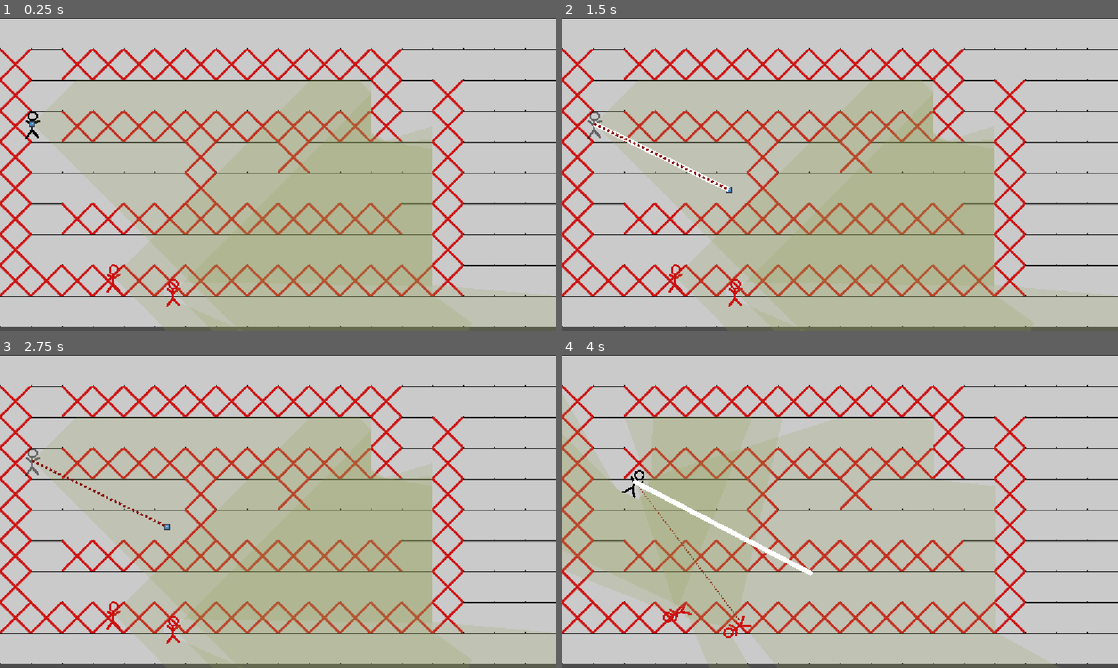
Above: before the commit, frames 1-4 (two rows, left to right).
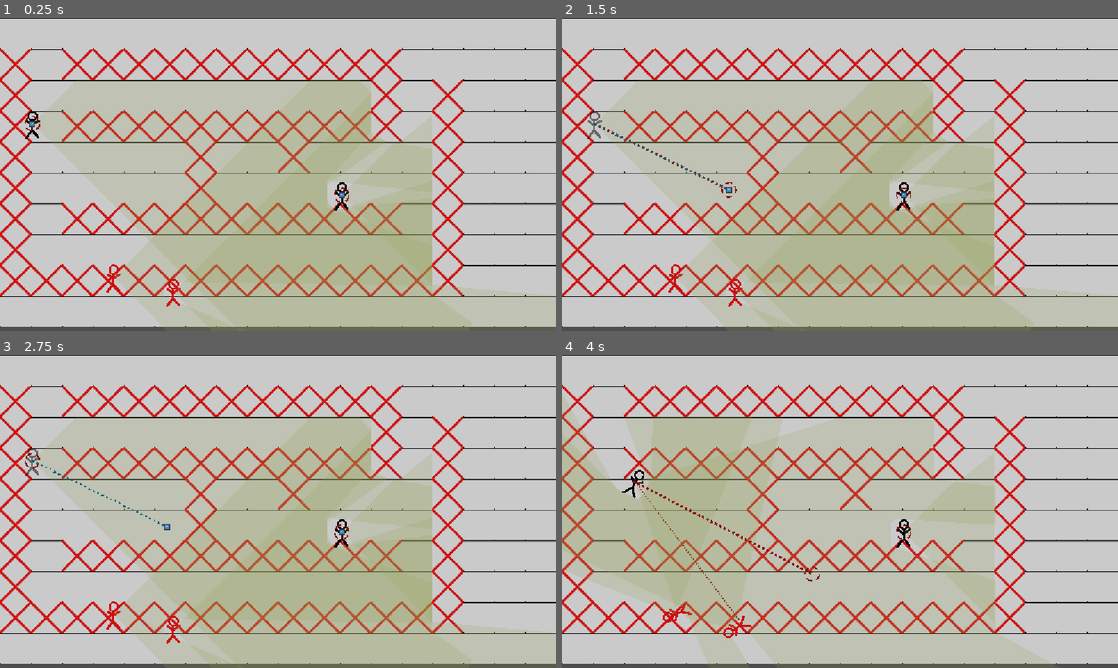
Above: after the commit, the same moments.

Repository: NevenIlincic/Tactical_Move
Game: Godot game, scene res://Scenes/Test_Scene.tscn
The game is run twice, just before and just after one commit, with the same random seed, the same clock (stepped at 60 frames per second) and the same inputs. The engine's default icon, where the game draws it, is replaced by a stand-in: a white triangle on a blue panel in a dark square.
Inputs (mouse positions are in pixels of both pictures, inside the frame that each line leads up to):
- Up to frame 1 (0.25 s): no input
- Up to frame 2 (1.5 s): tap Enter at 0.5 s; move the mouse to (595, 124) at 0.52 s; press the mouse at (595, 124) at 0.53 s; right-click (595, 124) at 0.8 s; tap W (reset_look_at_path) at 1.25 s; move the mouse to (728, 190) at 1.27 s; release the mouse at (728, 190) at 1.28 s; right-click (728, 190) at 1.35 s; click (728, 190) at 1.42 s
- Up to frame 3 (2.75 s): tap Z (rotate_player_after_move, bound only after the commit) at 1.55, 2.1 s; tap Q (reset_path) at 2 s; move the mouse to (333, 442) at 2.02 s; press the mouse at (333, 442) at 2.03 s
- Up to frame 4 (4 s): tap X (reset_rotate_player_after_move, bound only after the com… at 2.75 s; move the mouse to (812, 574) at 2.77 s; release the mouse at (812, 574) at 2.78 s; click (812, 574) at 2.85 s; right-click (812, 574) at 3.05 s; move the mouse to (1006, 558) at 3.52 s; tap Space (move_confirm) at 3.6 s; click (1006, 558) at 3.67 s; tap Z (rotate_player_after_move, bound only after the commit) at 3.8 s

The runs differ from the first frame. In frame 1, 1.1% of the frame differs, in the area x 4-73%, y 31-62%; in frame 2, 1.5%, in the area x 5-73%, y 33-62%; in frame 3, 1.2%; in frame 4, 0.7%.

Commit message:
[ADD] Player look at position after making move

Diff:
--- a/Resources/Weapon_Stats/m4a1_Rifle_Stats.tres
+++ b/Resources/Weapon_Stats/m4a1_Rifle_Stats.tres
@@ -28,6 +28,11 @@
 base_value = 10.0
 metadata/_custom_type_script = "uid://bencr8mnns7ut"
 
+[sub_resource type="Resource" id="Resource_gmncr"]
+script = ExtResource("1_gmncr")
+base_value = 2.0
+metadata/_custom_type_script = "uid://bencr8mnns7ut"
+
 [resource]
 script = ExtResource("1_vr6nr")
 current_ammo = SubResource("Resource_eih0w")
@@ -35,4 +40,5 @@
 fire_rate = SubResource("Resource_sr62i")
 damage = SubResource("Resource_tg3ak")
 hit_chance = SubResource("Resource_woesj")
+reload_time = SubResource("Resource_gmncr")
 metadata/_custom_type_script = "uid://dh5netn8c2b4e"
--- a/Scenes/Player/Player.tscn
+++ b/Scenes/Soldier/Player/Player.tscn
@@ -7,9 +7,50 @@
 [ext_resource type="Texture2D" uid="uid://cp3f8t70d5twp" path="res://icon.svg" id="4_ude3g"]
 [ext_resource type="Texture2D" uid="uid://uwcsyrtrt75l" path="res://Sprites/Path_Line/New Piskel-1.png - 2026-08-04T161338.290.png" id="5_jmcll"]
 [ext_resource type="Script" uid="uid://b260cldj7kekv" path="res://Scripts/Line/player_look_at_line.gd" id="7_t26db"]
+[ext_resource type="Texture2D" uid="uid://bldh4qpfu1l23" path="res://Sprites/Player/look_at_position.png" id="7_x56g5"]
+[ext_resource type="Texture2D" uid="uid://cynm5bschf8o1" path="res://Sprites/Player/move_to_position_marker.png" id="8_0eouq"]
+[ext_resource type="Texture2D" uid="uid://bxrsachv2vex3" path="res://Sprites/Player/after_move_look_at_position.png" id="9_3um6k"]
 
 [sub_resource type="RectangleShape2D" id="RectangleShape2D_06txj"]
 size = Vector2(60, 60)
+
+[sub_resource type="Animation" id="Animation_0eouq"]
+resource_name = "Position_Marker_Rotation"
+length = 3.0
+loop_mode = 1
+tracks/0/type = "value"
+tracks/0/imported = false
+tracks/0/enabled = true
+tracks/0/path = NodePath("Move_To_Position_Marker:rotation")
+tracks/0/interp = 1
+tracks/0/loop_wrap = true
+tracks/0/keys = {
+"times": PackedFloat32Array(0, 3),
+"transitions": PackedFloat32Array(1, 1),
+"update": 0,
+"values": [0.0, 6.2831855]
+}
+
+[sub_resource type="Animation" id="Animation_3um6k"]
+length = 0.001
+tracks/0/type = "value"
+tracks/0/imported = false
+tracks/0/enabled = true
+tracks/0/path = NodePath("Move_To_Position_Marker:rotation")
+tracks/0/interp = 1
+tracks/0/loop_wrap = true
+tracks/0/keys = {
+"times": PackedFloat32Array(0),
+"transitions": PackedFloat32Array(1),
+"update": 0,
+"values": [0.0]
+}
+
+[sub_resource type="AnimationLibrary" id="AnimationLibrary_x56g5"]
+_data = {
+&"Position_Marker_Rotation": SubResource("Animation_0eouq"),
+&"RESET": SubResource("Animation_3um6k")
+}
 
 [node name="Player" type="Node2D" unique_id=1108589071 groups=["Player", "soldier"]]
 script = ExtResource("1_ft8w5")
@@ -17,6 +58,11 @@
 [node name="Player_Path_Line" type="Line2D" parent="." unique_id=2110637716]
 show_behind_parent = true
 top_level = true
+texture_filter = 1
+texture_repeat = 2
+width = 5.0
+texture = ExtResource("5_jmcll")
+texture_mode = 1
 script = ExtResource("2_4wape")
 
 [node name="Player_Sprite" type="Sprite2D" parent="." unique_id=1716240992]
@@ -58,8 +104,24 @@
 top_level = true
 texture_repeat = 2
 width = 5.0
-texture = ExtResource("5_jmcll")
+texture = ExtResource("7_x56g5")
 texture_mode = 1
 script = ExtResource("7_t26db")
 
+[node name="Move_To_Position_Marker" type="Sprite2D" parent="." unique_id=2107523401]
+top_level = true
+texture_filter = 1
+texture_repeat = 1
+texture = ExtResource("8_0eouq")
+
+[node name="AnimationPlayer" type="AnimationPlayer" parent="." unique_id=702569820]
+libraries/ = SubResource("AnimationLibrary_x56g5")
+
+[node name="Player_Look_At_Line_After_Move" type="Line2D" parent="." unique_id=438514574]
+top_level = true
+texture_filter = 1
+texture_repeat = 2
+texture = ExtResource("9_3um6k")
+texture_mode = 1
+
 [connection signal="input_event" from="Selection_Area" to="." method="_on_selection_area_input_event"]
--- a/Scenes/Test_Scene.tscn
+++ b/Scenes/Test_Scene.tscn
@@ -3,13 +3,16 @@
 [ext_resource type="Script" uid="uid://b58hel4nndam5" path="res://Scenes/test_scene.gd" id="1_4ms0o"]
 [ext_resource type="Texture2D" uid="uid://c3qy2e6a8kyg2" path="res://Sprites/Tiles/New Piskel-1.png - 2026-08-02T002434.484.png" id="2_mrf6p"]
 [ext_resource type="Texture2D" uid="uid://dx4qogxo2oe5u" path="res://Sprites/Tiles/New Piskel-2.png (46).png" id="2_mwjvy"]
-[ext_resource type="PackedScene" uid="uid://chy7dddrrr700" path="res://Scenes/Player/Player.tscn" id="4_10mtb"]
+[ext_resource type="PackedScene" uid="uid://chy7dddrrr700" path="res://Scenes/Soldier/Player/Player.tscn" id="4_10mtb"]
 [ext_resource type="Script" uid="uid://bencr8mnns7ut" path="res://Scripts/Patterns/Stat/stat.gd" id="5_8c5ma"]
-[ext_resource type="PackedScene" uid="uid://y3pndfcq1kxo" path="res://Scenes/Enemy/Enemy.tscn" id="5_svcn8"]
+[ext_resource type="PackedScene" uid="uid://y3pndfcq1kxo" path="res://Scenes/Soldier/Enemy/Enemy.tscn" id="5_svcn8"]
 [ext_resource type="Script" uid="uid://cp4iog725gtuq" path="res://Scripts/Soldier/Player/player_stats.gd" id="6_ltieu"]
 [ext_resource type="Script" uid="uid://cubw4ogrqm6po" path="res://Scripts/Weapon/weapon.gd" id="6_mykrp"]
 [ext_resource type="Script" uid="uid://bqnc1ha42r85" path="res://Scripts/Weapon/pistol.gd" id="7_88mxo"]
 [ext_resource type="Resource" uid="uid://ddj6vd6by3aw5" path="res://Resources/Weapon_Stats/Pistol_Stats.tres" id="8_argnq"]
+[ext_resource type="Resource" uid="uid://bqytja2sqng4q" path="res://Resources/Player_Stats/Regular_Soldier_Stats.tres" id="11_ofkpl"]
+[ext_resource type="Script" uid="uid://bmr38t2grjqqv" path="res://Scripts/Weapon/m4a1_rifle.gd" id="12_grcoo"]
+[ext_resource type="Resource" uid="uid://ttdsvtwhyg75" path="res://Resources/Weapon_Stats/m4a1_Rifle_Stats.tres" id="13_tq75k"]
 
 [sub_resource type="TileSetAtlasSource" id="TileSetAtlasSource_10mtb"]
 texture = ExtResource("2_mwjvy")
@@ -41,6 +44,11 @@
 [sub_resource type="RectangleShape2D" id="RectangleShape2D_fhwqp"]
 size = Vector2(64, 192)
 
+[sub_resource type="Resource" id="Resource_yn6en"]
+script = ExtResource("7_88mxo")
+weapon_stats = ExtResource("8_argnq")
+metadata/_custom_type_script = "uid://bqnc1ha42r85"
+
 [sub_resource type="Resource" id="Resource_8c5ma"]
 script = ExtResource("5_8c5ma")
 base_value = 45.0
@@ -60,20 +68,6 @@
 script = ExtResource("5_8c5ma")
 base_value = 250.0
 metadata/_custom_type_script = "uid://bencr8mnns7ut"
-
-[sub_resource type="Resource" id="Resource_ltieu"]
-resource_local_to_scene = true
-script = ExtResource("6_ltieu")
-speed = SubResource("Resource_xq73l")
-reaction_time = SubResource("Resource_42oyf")
-max_travel_distance = SubResource("Resource_stuxa")
-HP = SubResource("Resource_8c5ma")
-metadata/_custom_type_script = "uid://cp4iog725gtuq"
-
-[sub_resource type="Resource" id="Resource_yn6en"]
-script = ExtResource("7_88mxo")
-weapon_stats = ExtResource("8_argnq")
-metadata/_custom_type_script = "uid://bqnc1ha42r85"
 
 [sub_resource type="Resource" id="Resource_ofkpl"]
 resource_local_to_scene = true
@@ -114,6 +108,11 @@
 HP = SubResource("Resource_grcoo")
 metadata/_custom_type_script = "uid://cp4iog725gtuq"
 
+[sub_resource type="Resource" id="Resource_kw30y"]
+script = ExtResource("12_grcoo")
+weapon_stats = ExtResource("13_tq75k")
+metadata/_custom_type_script = "uid://bmr38t2grjqqv"
+
 [node name="Node2D" type="Node2D" unique_id=1609049363 groups=["Level"]]
 script = ExtResource("1_4ms0o")
 
@@ -146,7 +145,7 @@
 [node name="Player" parent="." unique_id=1108589071 instance=ExtResource("4_10mtb")]
 position = Vector2(67, 219)
 current_engagement_rule = 3
-soldier_stats = SubResource("Resource_ltieu")
+soldier_stats = ExtResource("11_ofkpl")
 weapons = Array[ExtResource("6_mykrp")]([SubResource("Resource_yn6en")])
 
 [node name="Enemy3" parent="." unique_id=2042909401 instance=ExtResource("5_svcn8")]
@@ -157,3 +156,9 @@
 [node name="Enemy2" parent="." unique_id=2085944523 instance=ExtResource("5_svcn8")]
 position = Vector2(359, 567)
 soldier_stats = SubResource("Resource_513u8")
+
+[node name="Player2" parent="." unique_id=1802276897 instance=ExtResource("4_10mtb")]
+position = Vector2(708, 367)
+current_engagement_rule = 2
+soldier_stats = ExtResource("11_ofkpl")
+weapons = Array[ExtResource("6_mykrp")]([SubResource("Resource_kw30y")])
--- a/Scripts/Patterns/State/Level_State/player_move_set_state.gd
+++ b/Scripts/Patterns/State/Level_State/player_move_set_state.gd
@@ -39,6 +39,11 @@
 
 	if Input.is_action_just_pressed("reset_look_at_path") and selected_player:
 		selected_player.reset_point_to_look()
+
+	if Input.is_action_just_pressed("rotate_player_after_move") and selected_player and len(selected_player.player_path) > 1:
+		selected_player.set_after_move_looking_point(level.get_global_mouse_position())
+	if Input.is_action_just_pressed("reset_rotate_player_after_move") and selected_player:
+		selected_player.reset_after_move_looking_point()
 
 	if Input.is_action_just_pressed("rotate_player") and selected_player:
 		#selected_player.look_at(level.get_global_mouse_position())
--- a/Scripts/Soldier/Player/player.gd
+++ b/Scripts/Soldier/Player/player.gd
@@ -4,10 +4,16 @@
 var target_tile: Vector2i
 var is_selected: bool = false
 
+#LINE PATH NODES
 var player_path: Array[Vector2]
-@onready var player_sprite: Sprite2D = $Player_Sprite
 @onready var player_path_line: PlayerPathLine = $Player_Path_Line
 @onready var player_look_at_line: PlayerLookAtLine = $Player_Look_At_Line
+@onready var player_look_at_line_after_move: Line2D = $Player_Look_At_Line_After_Move
+
+#OTHER NODES
+@onready var player_sprite: Sprite2D = $Player_Sprite
+@onready var move_to_position_marker: Sprite2D = $Move_To_Position_Marker
+@onready var animation_player: AnimationPlayer = $AnimationPlayer
 
 ####PLAYER MOVES
 @onready var look_at_position_sprite: Sprite2D = $Look_At_Position_Sprite
@@ -38,6 +44,9 @@
 		current_weapon.set_weapon_owner(self)
 
 	change_engagement_strategy(current_engagement_rule)
+	#MOVE TO POSITION MARKER
+	animation_player.play("Position_Marker_Rotation")
+	move_to_position_marker.global_position = global_position
 
 #func is_player_shooting() -> bool:
 	#return is_shooting
@@ -49,6 +58,18 @@
 	player_path_line.add_point(global_position)
 	player_look_at_line.add_point(global_position)
 	player_look_at_line.set_player_look_at_position_sprite(look_at_position_sprite)
+	player_look_at_line_after_move.add_point(global_position)
+
+func set_after_move_looking_point(point: Vector2):
+	after_move_looking_point = point
+	if player_look_at_line_after_move.get_point_count() == 1:
+		player_look_at_line_after_move.add_point(point)
+	else:
+		player_look_at_line_after_move.set_point_position(1, point)
+func reset_after_move_looking_point():
+	after_move_looking_point = null
+	player_look_at_line_after_move.clear_points()
+	player_look_at_line_after_move.add_point(global_position)
 
 #func connect_to_signals():
 	##Signals.move_player.connect(move)
@@ -151,9 +172,18 @@
 			tween.tween_property(self, "global_position", target_position, duration)
 
 			current_position = target_position
+		await tween.finished.connect(_on_move_stop)
 	else:
 		tween.kill()
 
+func _on_move_stop():
+	if after_move_looking_point:
+		point_to_look = after_move_looking_point
+		var tween: Tween = create_tween()
+		do_initial_player_rotation(tween)
+		await tween.finished
+		reset_after_move_looking_point()
+		set_player_looking_at()
 #Executes when player confirmes end moves
 func do_actions():
 	check_for_temporary_perks()
@@ -178,6 +208,8 @@
 		await rotation_tween.finished
 	is_walking = false
 
+
+
 func _on_actions_finished():
 	player_path.clear()
 	point_to_look = null
@@ -197,12 +229,16 @@
 	if player_path_line.check_can_add_point(point, soldier_stats.max_travel_distance.get_value()):
 		player_path_line.add_point(point)
 		player_path.append(point)
+		move_to_position_marker.global_position = point
+		player_look_at_line_after_move.set_point_position(0, point)
 
 
 func reset_path():
 	player_path.clear()
 	player_path.append(global_position)
 	player_path_line.reset_path()
+	move_to_position_marker.global_position = global_position
+	reset_after_move_looking_point()
 
 func _on_enemy_seen_extra(enemy: Soldier) -> void:
 	(enemy as Enemy).show_enemy()
--- a/Scripts/Soldier/soldier.gd
+++ b/Scripts/Soldier/soldier.gd
@@ -8,6 +8,7 @@
 var follow_enemy_with_rotation = false
 var enemy_to_shoot: Soldier
 var enemies_in_sight: Dictionary = {} #{Soldier: true}
+var after_move_looking_point #Vector2/null
 
 @export var soldier_stats: PlayerStats:
 	set(value):
@@ -40,7 +41,7 @@
 func _on_enemy_soldier_killed(enemy_killed: Soldier, killed_by: Soldier):
 	if enemies_in_sight.has(enemy_killed):
 		enemies_in_sight.erase(enemy_killed)
-	_on_enemy_lost(enemy_killed, killed_by)
+	_on_enemy_lost(enemy_killed, self)
 
 func _select_next_enemy_to_shoot():
 	var lowest_hp_enemy: Soldier = null
@@ -79,6 +80,7 @@
 		engagement_strategy.execute(self, enemy)
 
 func _on_enemy_lost(enemy: Soldier, soldier: Soldier):
+	#print(self, " ", enemies_in_sight, " ", soldier)
 	if self != soldier or not enemy:
 		return
 	if enemies_in_sight.has(enemy):
--- a/project.godot
+++ b/project.godot
@@ -62,6 +62,16 @@
 "events": [Object(InputEventKey,"resource_local_to_scene":false,"resource_name":"","device":-1,"window_id":0,"alt_press …(192 unchanged characters)…
 ]
 }
+rotate_player_after_move={
+"deadzone": 0.2,
+"events": [Object(InputEventKey,"resource_local_to_scene":false,"resource_name":"","device":-1,"window_id":0,"alt_pressed":false,"shift_pressed":false,"ctrl_pressed":false,"meta_pressed":false,"pressed":false,"keycode":0,"physical_keycode":90,"key_label":0,"unicode":122,"location":0,"echo":false,"script":null)
+]
+}
+reset_rotate_player_after_move={
+"deadzone": 0.2,
+"events": [Object(InputEventKey,"resource_local_to_scene":false,"resource_name":"","device":-1,"window_id":0,"alt_pressed":false,"shift_pressed":false,"ctrl_pressed":false,"meta_pressed":false,"pressed":false,"keycode":0,"physical_keycode":88,"key_label":0,"unicode":120,"location":0,"echo":false,"script":null)
+]
+}
 
 [layer_names]
 
Renamed: Scenes/Enemy/Enemy.tscn -> Scenes/Soldier/Enemy/Enemy.tscn
Binary file added: Sprites/Player/after_move_look_at_position.png
Not shown, added: Sprites/Player/after_move_look_at_position.png.import
Binary file added: Sprites/Player/look_at_position.png
Not shown, added: Sprites/Player/look_at_position.png.import
Binary file added: Sprites/Player/move_to_position_marker.png
Not shown, added: Sprites/Player/move_to_position_marker.png.import
